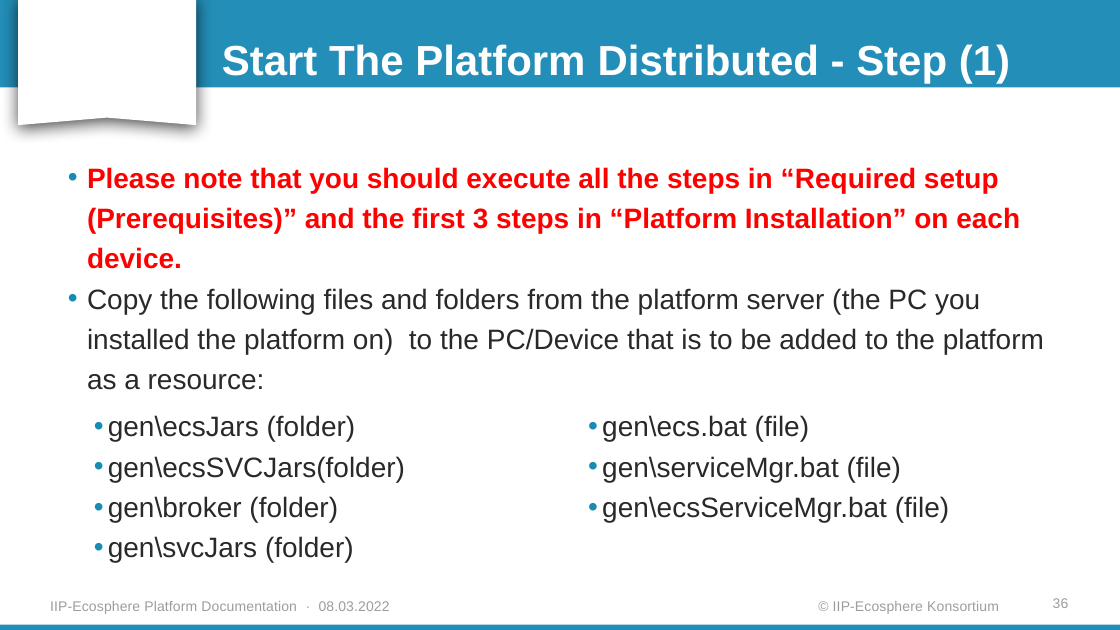
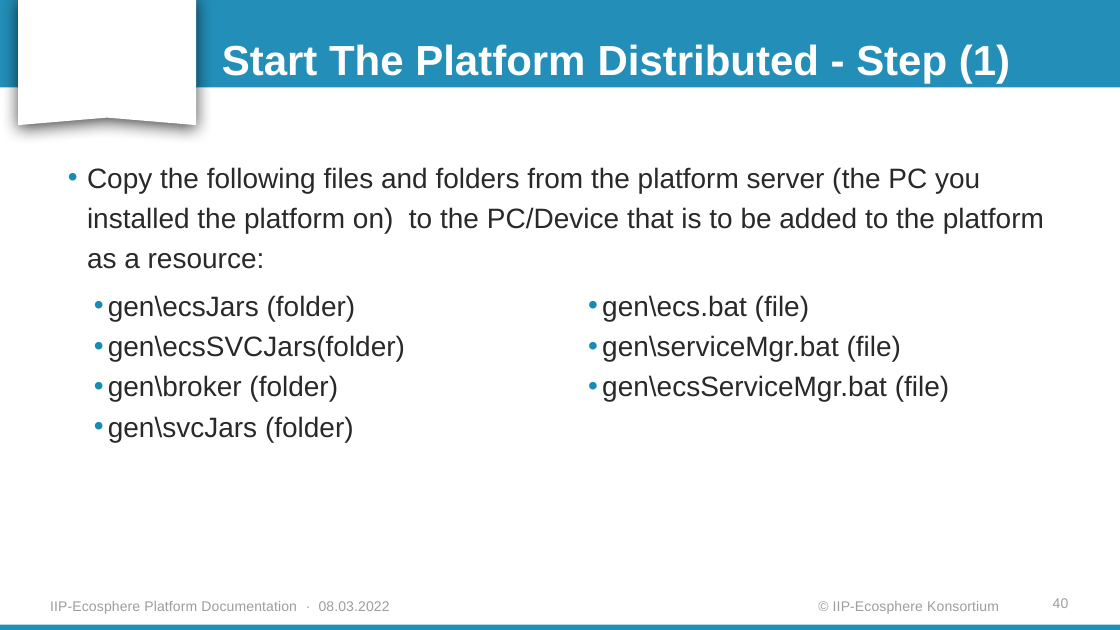
Before and after one commit to iip-ecosphere/platform, a slide deck: slide 40 of platform/documentation/Platform_Installation_Guide_for_Windows.pptx (slide 36 before the commit). Drawn at 1120x630 pixels with LibreOffice and Linux fonts; fonts in the diff are those of the drawing; background and template pictures are left out. Boxes give left, top, right and bottom in pixels: in the first picture for what was removed or moved away, otherwise in the second. Text is boxed around its words. In the diff, an @@ line names an element or a change of style, - is before the commit and + after.

Commit message:
Update the installation guide
The pre-defined Docker image and the full manual installation

```diff
--- a/platform/documentation/Platform_Installation_Guide_for_Windows.pptx
+++ b/platform/documentation/Platform_Installation_Guide_for_Windows.pptx
@@ text at box(87, 167, 1020, 269): paragraph removed @@
-• Please note that you should execute all the steps in “Required setup (Prerequisites)” and the first 3 steps in “Platform Installation” on each device.
@@ text "gen\ecsJars (folder)": place and size @@
-text "gen\ecsJars (folder)" at box(108, 415, 949, 563)
+text "gen\ecsJars (folder)" at box(108, 295, 949, 442)
@@ page number at box(1053, 598, 1069, 608): text changed @@
-36
+40
```
Also in this commit, not shown: 11 other slides changed, 6 slides added, 2 slides removed, 3 other files.
